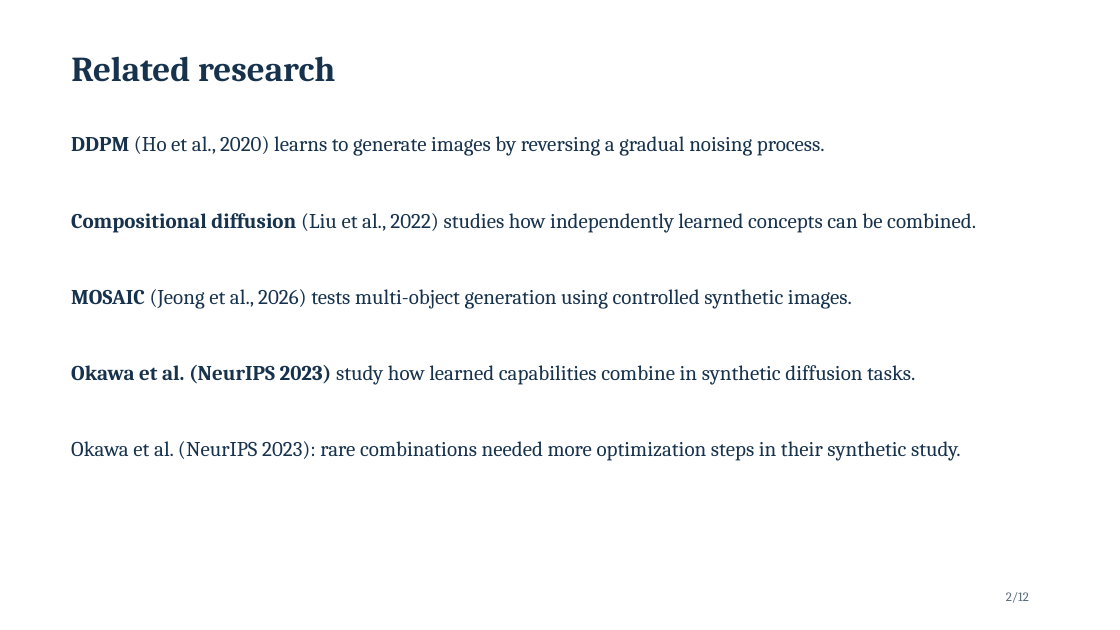
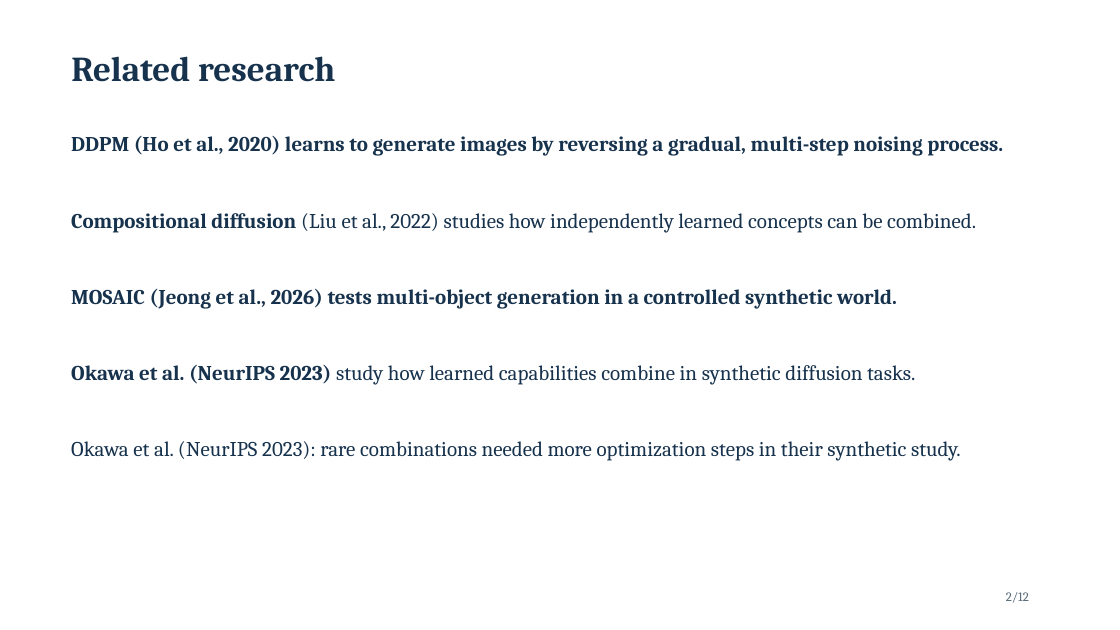
Before and after one commit to Space-Dev0/muadib, a slide deck: slide 2 of presentation/powerpoint/submission-final.pptx. Drawn at 1120x630 pixels with LibreOffice and Linux fonts; fonts in the diff are those of the drawing. Boxes give left, top, right and bottom in pixels: in the first picture for what was removed or moved away, otherwise in the second. Text is boxed around its words. In the diff, an @@ line names an element or a change of style, - is before the commit and + after.

```diff
--- a/presentation/powerpoint/submission-final.pptx
+++ b/presentation/powerpoint/submission-final.pptx
@@ text at (71,136,1003,156): text changed; bold on @@
-DDPM (Ho et al., 2020) learns to generate images by reversing a gradual noising process.
+DDPM (Ho et al., 2020) learns to generate images by reversing a gradual, multi-step noising process.
@@ text at (71,289,897,309): text changed; bold on @@
-MOSAIC (Jeong et al., 2026) tests multi-object generation using controlled synthetic images.
+MOSAIC (Jeong et al., 2026) tests multi-object generation in a controlled synthetic world.
```
Also in this commit, not shown: 11 other slides changed, 1 other file.
